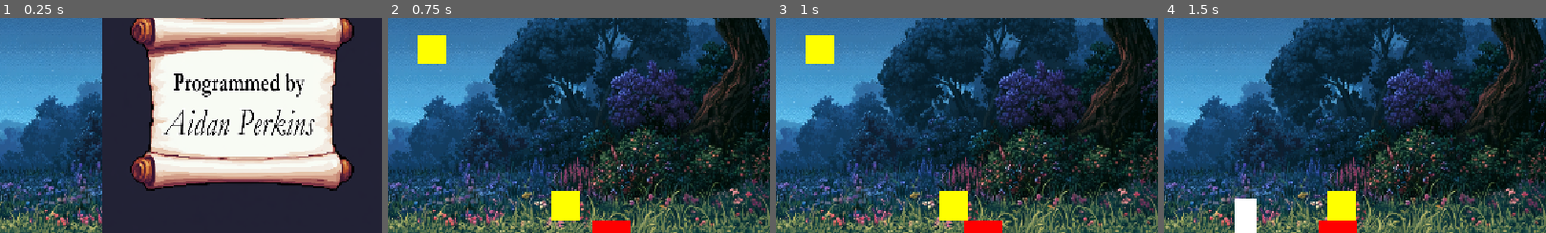
Above: before the commit, frames 1-4 (left to right).
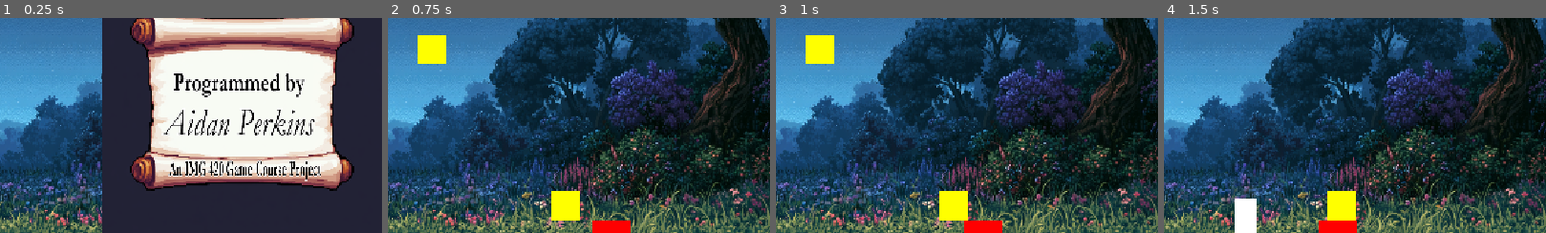
Above: after the commit, the same moments.

Repository: Saurolyn/2DPlatformerFantasyAdventureGame
Game: Godot game, scene res://scenes/MainMenu.tscn
The game is run twice, just before and just after one commit, with the same random seed, the same clock (stepped at 60 frames per second) and the same inputs. Sound files missing from this copy of the repository are replaced by a short silence.
Inputs (mouse positions are % of the whole screen's width and height, from its top left):
- Up to frame 1 (0.25 s): no input
- Up to frame 2 (0.75 s): click (24, 66) at 0.5 s
- Up to frame 3 (1 s): no input
- Up to frame 4 (1.5 s): hold D (move_right) from 1.28 s (still down)
The pictures show only the part of the screen within x 46-96%, y 33-83%; the shares and areas given below are measured in that part.

The runs differ from the first frame. In frame 1, 1.3% of the frame differs, in the area x 44-84%, y 66-76%; in frame 2, nothing differs; in frame 3, nothing differs; in frame 4, nothing differs.

Commit message:
Add files via upload

Diff:
--- a/new-game-project/scenes/MainMenu.tscn
+++ b/new-game-project/scenes/MainMenu.tscn
@@ -9,6 +9,7 @@
 [ext_resource type="Texture2D" uid="uid://b1ne64x48a35" path="res://assets/GRAPHICS/BUTTONS/Quit Game_button_text.png" id="7_ptake"]
 [ext_resource type="Texture2D" uid="uid://duwb5jlqtkg7w" path="res://assets/GRAPHICS/BANNERS & SCROLLS/Scroll_03.png" id="8_hubol"]
 [ext_resource type="Texture2D" uid="uid://pk2xp4sok1l5" path="res://assets/GRAPHICS/PROGRAMMER NAME TEXT/Aidan_Perkins_text.png" id="9_8vx4p"]
+[ext_resource type="Texture2D" uid="uid://gg7uxx1pyvbi" path="res://assets/GRAPHICS/PROGRAMMER NAME TEXT/Course_Notation_Text.png" id="10_7la6k"]
 
 [node name="MainMenu" type="Control" unique_id=1158718084]
 layout_mode = 3
@@ -76,5 +77,10 @@
 scale = Vector2(0.57092917, 0.7850903)
 texture = ExtResource("9_8vx4p")
 
+[node name="CourseNotationText" type="Sprite2D" parent="." unique_id=899154014]
+position = Vector2(896, 442)
+scale = Vector2(0.3113695, 0.65584415)
+texture = ExtResource("10_7la6k")
+
 [connection signal="pressed" from="CenterLayout/StartGame" to="." method="_on_start_game_pressed"]
 [connection signal="pressed" from="CenterLayout/QuitGame" to="." method="_on_quit_game_pressed"]
Binary file added: new-game-project/assets/GRAPHICS/PROGRAMMER NAME TEXT/Course_Notation_Text.png
Not shown, added: new-game-project/assets/GRAPHICS/PROGRAMMER NAME TEXT/Course_Notation_Text.png.import
